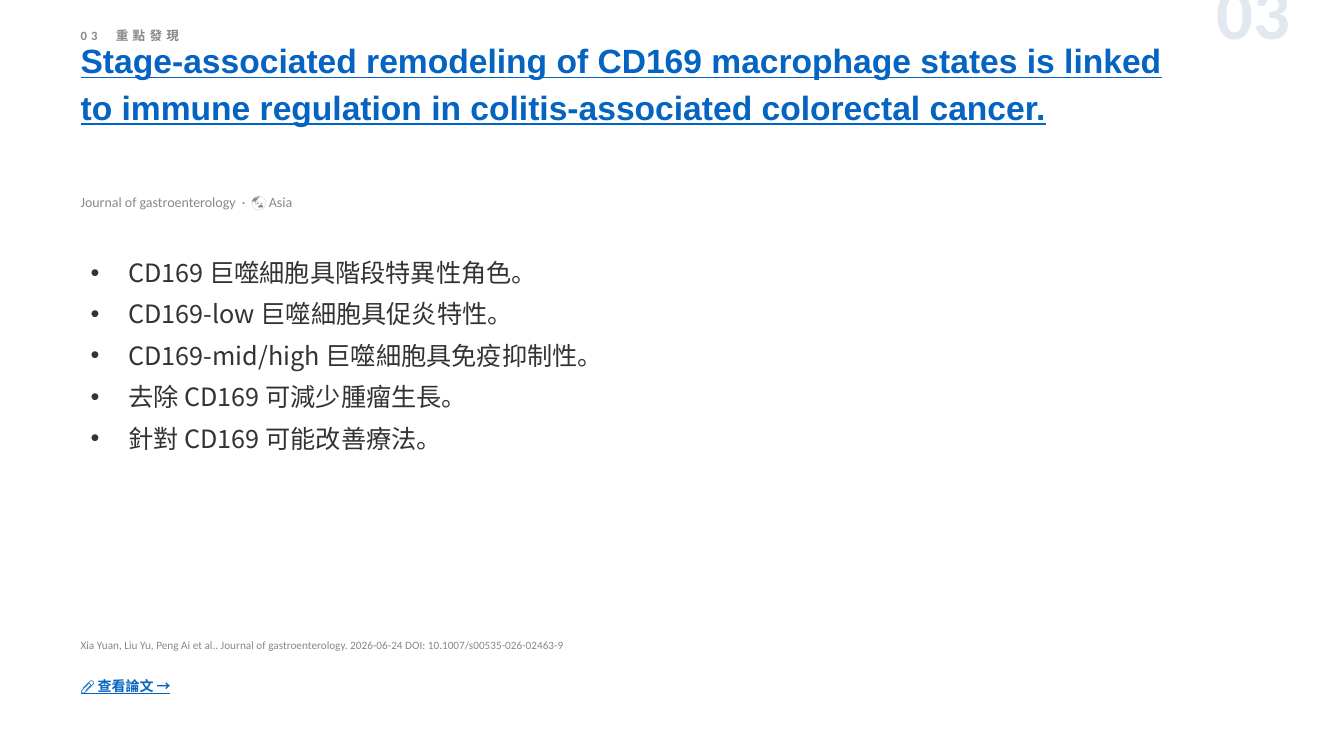
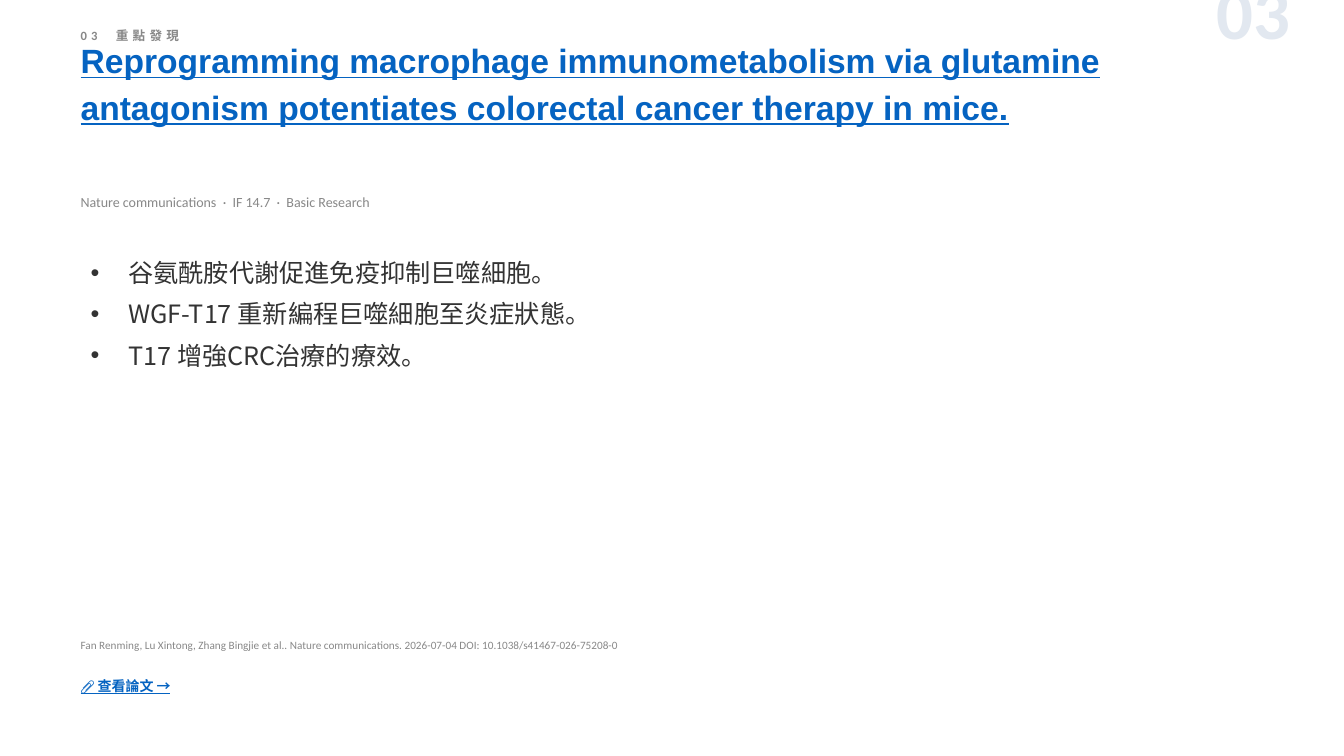
Before and after one commit to jejenhu-maker/colorectal-weekly-digest, a slide deck: slide 5 of docs/digest-zh.pptx. Drawn at 1344x756 pixels with LibreOffice and Linux fonts; fonts in the diff are those of the drawing. Boxes give left, top, right and bottom in pixels: in the first picture for what was removed or moved away, otherwise in the second. Text is boxed around its words. In the diff, an @@ line names an element or a change of style, - is before the commit and + after.

```diff
--- a/docs/digest-zh.pptx
+++ b/docs/digest-zh.pptx
@@ text at box(81, 48, 1100, 127): text changed @@
-Stage-associated remodeling of CD169 macrophage states is linked to immune regulation in colitis-associated colorectal cancer.
+Reprogramming macrophage immunometabolism via glutamine antagonism potentiates colorectal cancer therapy in mice.
@@ text at box(81, 197, 369, 207): text changed @@
-Journal of gastroenterology · 🌏 Asia
+Nature communications · IF 14.7 · Basic Research
@@ text at box(128, 261, 591, 367): text changed @@
-• CD169 巨噬細胞具階段特異性角色。
-• CD169-low 巨噬細胞具促炎特性。
-• CD169-mid/high 巨噬細胞具免疫抑制性。
-• 去除 CD169 可減少腫瘤生長。
-• 針對 CD169 可能改善療法。
+• 谷氨酰胺代謝促進免疫抑制巨噬細胞。
+• WGF-T17 重新編程巨噬細胞至炎症狀態。
+• T17 增強CRC治療的療效。
@@ text at box(81, 641, 617, 651): text changed @@
-Xia Yuan, Liu Yu, Peng Ai et al.. Journal of gastroenterology. 2026-06-24 DOI: 10.1007/s00535-026-02463-9
+Fan Renming, Lu Xintong, Zhang Bingjie et al.. Nature communications. 2026-07-04 DOI: 10.1038/s41467-026-75208-0
```
Also in this commit, not shown: 11 other slides changed, 2 slides added, 2 slides removed, 2 other files.
